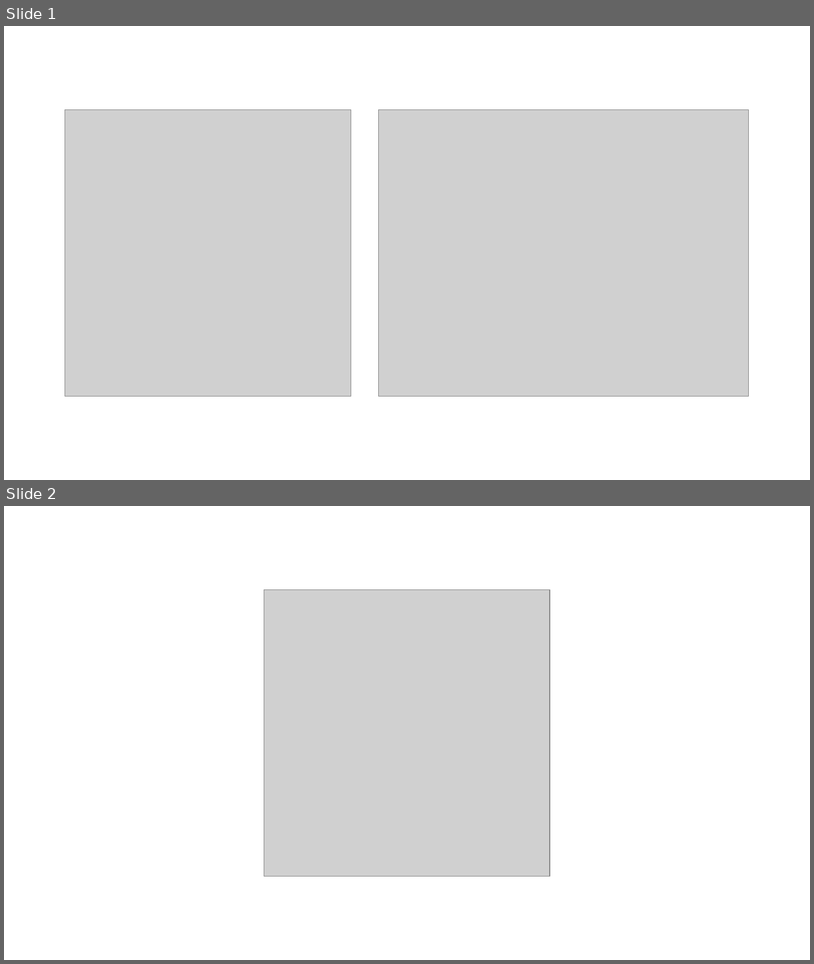
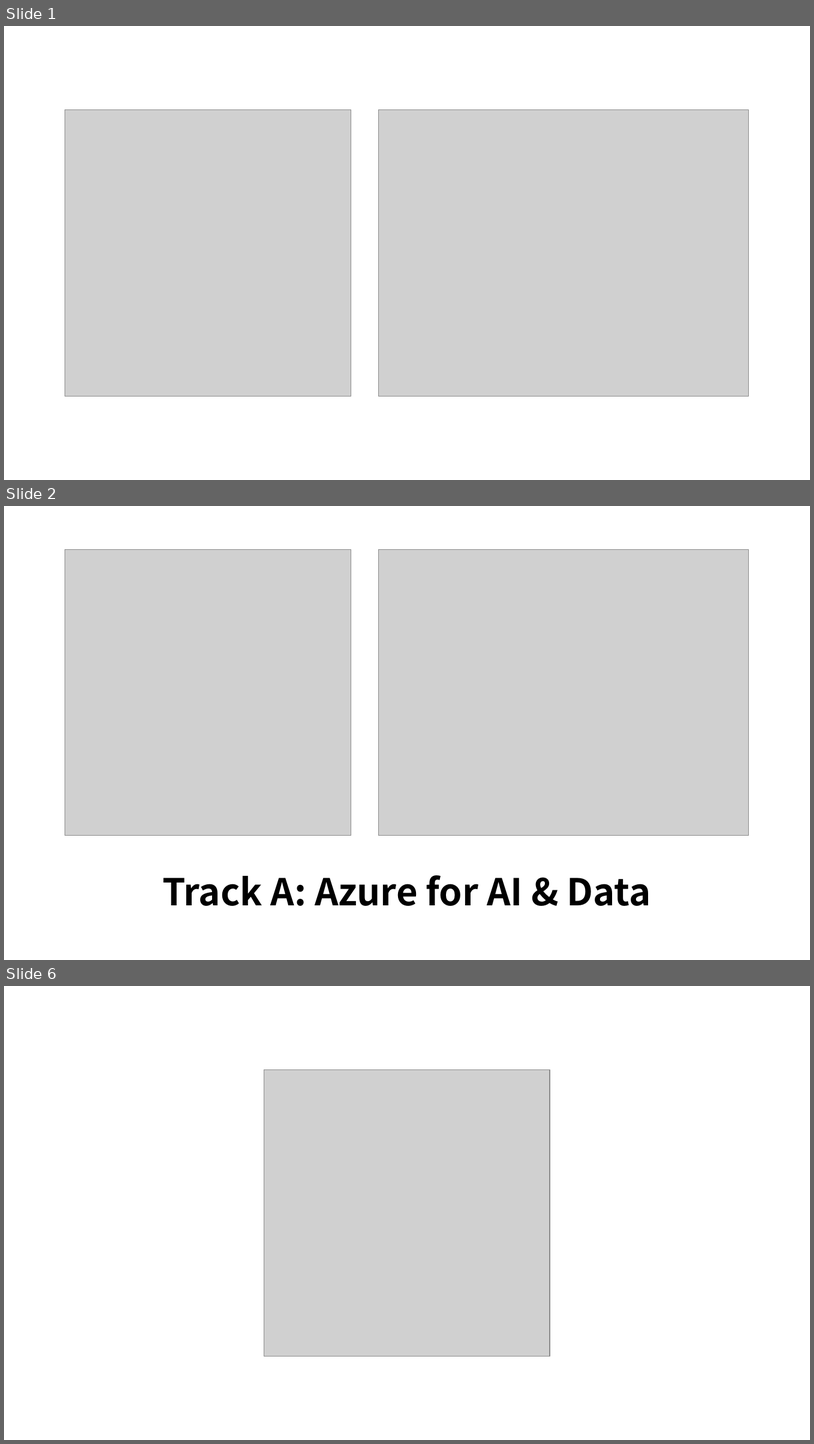
Before and after one commit to krazure/ga2021kr, a slide deck: media/ga2021kr-media.pptx. Shown one above the other, each under a label of ours: slides 1 and 2 before the commit, slides 1, 2 and 6 after it; the slides between them are not shown. The pictures are 814x964 and 814x1444 pixels, drawn with LibreOffice and Linux fonts; fonts in the diff are those of the drawing; grey boxes stand for pictures. Boxes give left, top, right and bottom in pixels: in the first picture for what was removed or moved away, otherwise in the second. Text is boxed around its words. In the diff, an @@ line names an element or a change of style, - is before the commit and + after.

```diff
--- a/media/ga2021kr-media.pptx
+++ b/media/ga2021kr-media.pptx
@@ slide 2 added at [4, 506, 810, 960], background #FFFFFF @@
@@ picture added at [65, 550, 351, 835] @@
@@ picture added at [378, 550, 749, 835] @@
@@ text added at [162, 875, 651, 906], 44 pt, text #000000, bold @@
+Track A: Azure for AI & Data
@@ what was slide 2 is now slide 6 @@
```
Also in this commit, not shown: 3 other slides added, 6 other files.
